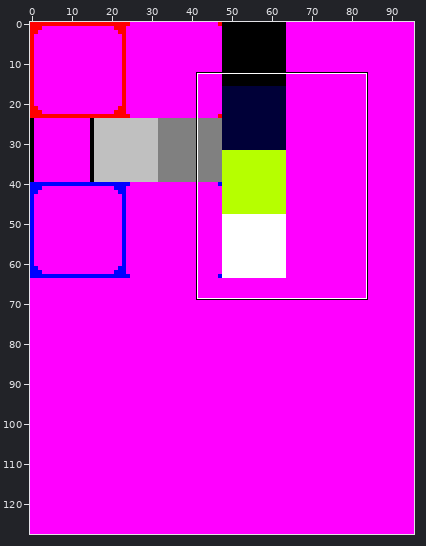
Edited in one commit: sprite sheet (com.MI.Requiem/res/world/tile.png). Above, an overview of the earlier version with the close-up marked.
Close-up. Earlier state:
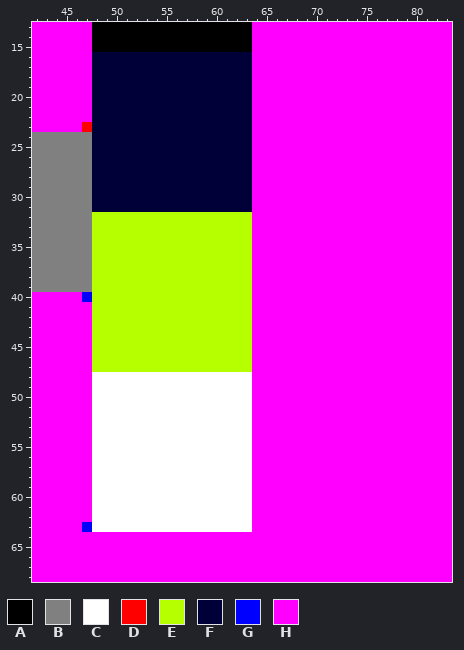
The file is 96x128 pixels. Shown: x 42..83, y 13..68.
Palette (. is transparent): A #000000  B #808080  C #ffffff  D #ff0000  E #b6ff00  F #000038  G #0000ff  H #ff00ff
Pixels before, first column x 42:
13 HHHHHHAAAAAAAAAAAAAAAAHHHHHHHHHHHHHHHHHHHH
14 HHHHHHAAAAAAAAAAAAAAAAHHHHHHHHHHHHHHHHHHHH
15 HHHHHHAAAAAAAAAAAAAAAAHHHHHHHHHHHHHHHHHHHH
16 HHHHHHFFFFFFFFFFFFFFFFHHHHHHHHHHHHHHHHHHHH
17 HHHHHHFFFFFFFFFFFFFFFFHHHHHHHHHHHHHHHHHHHH
18 HHHHHHFFFFFFFFFFFFFFFFHHHHHHHHHHHHHHHHHHHH
19 HHHHHHFFFFFFFFFFFFFFFFHHHHHHHHHHHHHHHHHHHH
20 HHHHHHFFFFFFFFFFFFFFFFHHHHHHHHHHHHHHHHHHHH
21 HHHHHHFFFFFFFFFFFFFFFFHHHHHHHHHHHHHHHHHHHH
22 HHHHHHFFFFFFFFFFFFFFFFHHHHHHHHHHHHHHHHHHHH
23 HHHHHDFFFFFFFFFFFFFFFFHHHHHHHHHHHHHHHHHHHH
24 BBBBBBFFFFFFFFFFFFFFFFHHHHHHHHHHHHHHHHHHHH
25 BBBBBBFFFFFFFFFFFFFFFFHHHHHHHHHHHHHHHHHHHH
26 BBBBBBFFFFFFFFFFFFFFFFHHHHHHHHHHHHHHHHHHHH
27 BBBBBBFFFFFFFFFFFFFFFFHHHHHHHHHHHHHHHHHHHH
28 BBBBBBFFFFFFFFFFFFFFFFHHHHHHHHHHHHHHHHHHHH
29 BBBBBBFFFFFFFFFFFFFFFFHHHHHHHHHHHHHHHHHHHH
30 BBBBBBFFFFFFFFFFFFFFFFHHHHHHHHHHHHHHHHHHHH
31 BBBBBBFFFFFFFFFFFFFFFFHHHHHHHHHHHHHHHHHHHH
32 BBBBBBEEEEEEEEEEEEEEEEHHHHHHHHHHHHHHHHHHHH
33 BBBBBBEEEEEEEEEEEEEEEEHHHHHHHHHHHHHHHHHHHH
34 BBBBBBEEEEEEEEEEEEEEEEHHHHHHHHHHHHHHHHHHHH
35 BBBBBBEEEEEEEEEEEEEEEEHHHHHHHHHHHHHHHHHHHH
36 BBBBBBEEEEEEEEEEEEEEEEHHHHHHHHHHHHHHHHHHHH
37 BBBBBBEEEEEEEEEEEEEEEEHHHHHHHHHHHHHHHHHHHH
38 BBBBBBEEEEEEEEEEEEEEEEHHHHHHHHHHHHHHHHHHHH
39 BBBBBBEEEEEEEEEEEEEEEEHHHHHHHHHHHHHHHHHHHH
40 HHHHHGEEEEEEEEEEEEEEEEHHHHHHHHHHHHHHHHHHHH
41 HHHHHHEEEEEEEEEEEEEEEEHHHHHHHHHHHHHHHHHHHH
42 HHHHHHEEEEEEEEEEEEEEEEHHHHHHHHHHHHHHHHHHHH
43 HHHHHHEEEEEEEEEEEEEEEEHHHHHHHHHHHHHHHHHHHH
44 HHHHHHEEEEEEEEEEEEEEEEHHHHHHHHHHHHHHHHHHHH
45 HHHHHHEEEEEEEEEEEEEEEEHHHHHHHHHHHHHHHHHHHH
46 HHHHHHEEEEEEEEEEEEEEEEHHHHHHHHHHHHHHHHHHHH
47 HHHHHHEEEEEEEEEEEEEEEEHHHHHHHHHHHHHHHHHHHH
48 HHHHHHCCCCCCCCCCCCCCCCHHHHHHHHHHHHHHHHHHHH
49 HHHHHHCCCCCCCCCCCCCCCCHHHHHHHHHHHHHHHHHHHH
50 HHHHHHCCCCCCCCCCCCCCCCHHHHHHHHHHHHHHHHHHHH
51 HHHHHHCCCCCCCCCCCCCCCCHHHHHHHHHHHHHHHHHHHH
52 HHHHHHCCCCCCCCCCCCCCCCHHHHHHHHHHHHHHHHHHHH
53 HHHHHHCCCCCCCCCCCCCCCCHHHHHHHHHHHHHHHHHHHH
54 HHHHHHCCCCCCCCCCCCCCCCHHHHHHHHHHHHHHHHHHHH
55 HHHHHHCCCCCCCCCCCCCCCCHHHHHHHHHHHHHHHHHHHH
56 HHHHHHCCCCCCCCCCCCCCCCHHHHHHHHHHHHHHHHHHHH
57 HHHHHHCCCCCCCCCCCCCCCCHHHHHHHHHHHHHHHHHHHH
58 HHHHHHCCCCCCCCCCCCCCCCHHHHHHHHHHHHHHHHHHHH
59 HHHHHHCCCCCCCCCCCCCCCCHHHHHHHHHHHHHHHHHHHH
60 HHHHHHCCCCCCCCCCCCCCCCHHHHHHHHHHHHHHHHHHHH
61 HHHHHHCCCCCCCCCCCCCCCCHHHHHHHHHHHHHHHHHHHH
62 HHHHHHCCCCCCCCCCCCCCCCHHHHHHHHHHHHHHHHHHHH
63 HHHHHGCCCCCCCCCCCCCCCCHHHHHHHHHHHHHHHHHHHH
64 HHHHHHHHHHHHHHHHHHHHHHHHHHHHHHHHHHHHHHHHHH
65 HHHHHHHHHHHHHHHHHHHHHHHHHHHHHHHHHHHHHHHHHH
66 HHHHHHHHHHHHHHHHHHHHHHHHHHHHHHHHHHHHHHHHHH
67 HHHHHHHHHHHHHHHHHHHHHHHHHHHHHHHHHHHHHHHHHH
68 HHHHHHHHHHHHHHHHHHHHHHHHHHHHHHHHHHHHHHHHHH
Now the later version:
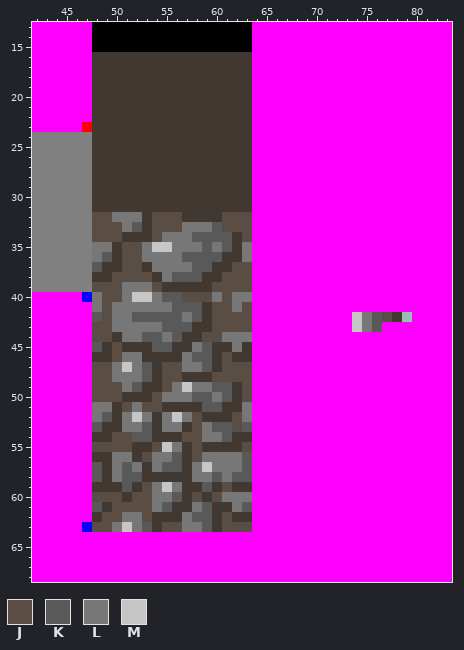
Colours new in this view: J #5a4e44  K #595959  L #777777  M #c6c6c6
What changed:
{"colour":"F","old":"#000038","new":"#423832"}
{"y":32,"x":48,"old":"EEEEEEEEEEEEEEEE","new":"JJLLLFJJJFFFFJJJ"}
{"y":33,"x":48,"old":"EEEEEEEEEEEEEEEE","new":"JJJLKFJJJLLLKJJJ"}
{"y":34,"x":48,"old":"EEEEEEEEEEEEEEEE","new":"JJJFFFJLLLKKKKFJ"}
{"y":35,"x":48,"old":"EEEEEEEEEEEEEEEE","new":"LLFJJLMMLLLKLKFL"}
{"y":36,"x":48,"old":"EEEEEEEEEEEEEEEE","new":"LKFJJLLLLKKKKFFL"}
{"y":37,"x":48,"old":"EEEEEEEEEEEEEEEE","new":"KFFJJFLLLLKKFFJJ"}
{"y":38,"x":48,"old":"EEEEEEEEEEEEEEEE","new":"FFJJJJFLKKKFFJJJ"}
{"y":39,"x":48,"old":"EEEEEEEEEEEEEEEE","new":"JJJLLLJFFFFFJJJJ"}
{"y":40,"x":48,"old":"EEEEEEEEEEEEEEEE","new":"LJJLMMLKKJJJLJLL"}
{"y":41,"x":48,"old":"EEEEEEEEEEEEEEEE","new":"LJLLLLLLKKKFJJLJ"}
{"y":42,"x":48,"old":"EEEEEEEEEEEEEEEE","new":"KJLLKKKKKLKFJJJJ"}
{"y":42,"x":74,"old":"HHHHHH","new":"MLKJF."}
{"y":43,"x":48,"old":"EEEEEEEEEEEEEEEE","new":"JJLLLLLKKKFFJJJJ"}
{"y":43,"x":74,"old":"HHH","new":"MLK"}
{"y":44,"x":48,"old":"EEEEEEEEEEEEEEEE","new":"JJFLLKKLKFFJJLLL"}
{"y":45,"x":48,"old":"EEEEEEEEEEEEEEEE","new":"KFJFFFKKFFLKFFLF"}
{"y":46,"x":48,"old":"EEEEEEEEEEEEEEEE","new":"FFJLLFFFFLKKFJFF"}
{"y":47,"x":48,"old":"EEEEEEEEEEEEEEEE","new":"JJLMLKFJJLLKFJJJ"}
{"y":48,"x":48,"old":"CCCCCCCCCCCCCCCC","new":"JJLLLKFJJFFFJJJJ"}
{"y":49,"x":48,"old":"CCCCCCCCCCCCCCCC","new":"JJJLKFFJLMLLKKFJ"}
{"y":50,"x":48,"old":"CCCCCCCCCCCCCCCC","new":"JJJFFFJLLLKKLKFJ"}
{"y":51,"x":48,"old":"CCCCCCCCCCCCCCCC","new":"LLFJLJJFFFFKKFFL"}
{"y":52,"x":48,"old":"CCCCCCCCCCCCCCCC","new":"LKFLMLFLMLJFFFJL"}
{"y":53,"x":48,"old":"CCCCCCCCCCCCCCCC","new":"KFFLLKFLLFJLKKJK"}
{"y":54,"x":48,"old":"CCCCCCCCCCCCCCCC","new":"FFJJKKFFFJJLLKFF"}
{"y":55,"x":48,"old":"CCCCCCCCCCCCCCCC","new":"JJJJFFJMLFJFFFFJ"}
{"y":56,"x":48,"old":"CCCCCCCCCCCCCCCC","new":"FFLLFJLLKFJLLLLK"}
{"y":57,"x":48,"old":"CCCCCCCCCCCCCCCC","new":"KFLKLFLKKFLMLLLK"}
{"y":58,"x":48,"old":"CCCCCCCCCCCCCCCC","new":"KFLKKFFFFFLLKLKK"}
{"y":59,"x":48,"old":"CCCCCCCCCCCCCCCC","new":"FFFKFJLMLFFKFJFF"}
{"y":60,"x":48,"old":"CCCCCCCCCCCCCCCC","new":"JJJFJJLLKFJFJLLL"}
{"y":61,"x":48,"old":"CCCCCCCCCCCCCCCC","new":"KFJJJJLKFFLKFFLK"}
{"y":62,"x":48,"old":"CCCCCCCCCCCCCCCC","new":"FJJLLJFFFLKKFJFF"}
{"y":63,"x":48,"old":"CCCCCCCCCCCCCCCC","new":"JJLMLKFJJLLKFJJJ"}
